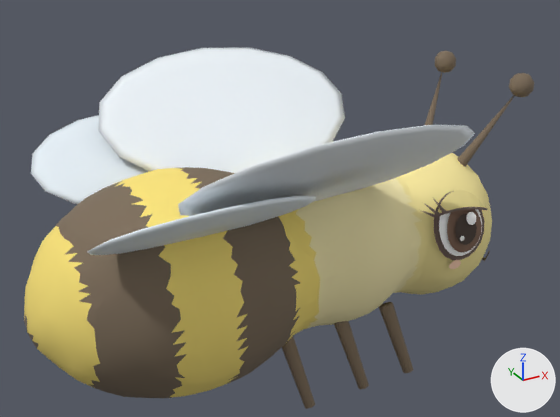
The glTF model art/models/animals/bee.glb, before and after one commit.
The view is the same before and after, from a 50 mm camera at (-0.133, -0.241, 0.189) aimed at (0.0, 0.001, 0.069). Lighting does not change. The marker at lower right points along +X, +Y and +Z. The first picture is the older version. Vertices at exactly the same position are counted once.

Objects in the first picture: 'bee'.
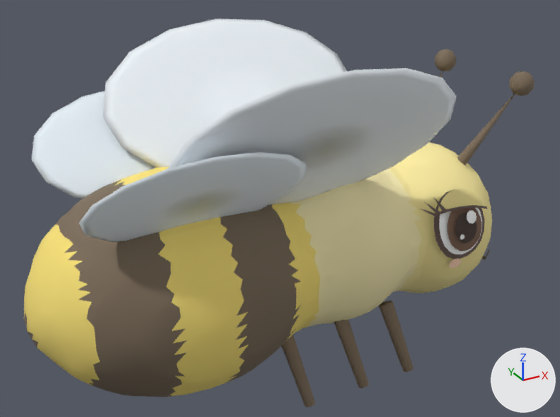
The newer file adds a shape key; the second version is drawn at full value of the shape key 'wing_flap' of 'bee', and the change is written as the vertex moves it makes.

Scene script edits in JSON lines:
```json
{"block": "me_bee", "where": "# used by ob_bee; location = (0.0, 0.0, 0.0)"}
{"op": "remove", "block": "me_bee", "code": "me_bee.from_pydata(...)  # 2850 vertices, 4724 faces; spans x -0.1..0.1, y -0.065..0.065, z 0.0..0.119"}
{"op": "add", "block": "me_bee", "code": "me_bee.from_pydata(...)  # 2850 vertices, 4724 faces; spans x -0.1..0.1, y -0.049..0.049, z 0.001..0.134"}
{"block": "me_bee", "change": "me_bee part 1: the loose piece of 114 vertices spanning x -0.057..0.053, y -0.065..-0.015, z 0.077..0.119 is turned -18.3 degrees about the x axis through its middle, then moved by (0.0, 0.008, 0.008)"}
{"block": "me_bee", "change": "me_bee part 2: the loose piece of 114 vertices spanning x -0.085..-0.008, y -0.055..-0.017, z 0.074..0.1 is turned -18.3 degrees about the x axis through its middle, then moved by (0.0, 0.005, 0.007)"}
{"block": "me_bee", "change": "me_bee part 3: the loose piece of 114 vertices spanning x -0.057..0.053, y 0.015..0.065, z 0.077..0.119 is turned 18.3 degrees about the x axis through its middle, then moved by (0.0, -0.008, 0.008)"}
{"block": "me_bee", "change": "me_bee part 4: the loose piece of 114 vertices spanning x -0.085..-0.008, y 0.017..0.055, z 0.074..0.1 is turned 18.3 degrees about the x axis through its middle, then moved by (0.0, -0.005, 0.007)"}
{"block": "me_bee", "change": "other edits to the shape of me_bee do not show in these pictures"}
```

Where the change shows, as pixel boxes (x1, y1, x2, y2) in the pictures (560 x 417 px; the box of a moved part takes in the faces that stretch with it):
```json
{"object": "bee", "change": "reshaped", "before": [24, 47, 534, 409], "after": [24, 19, 534, 407], "on screen": "7% taller"}
{"part": 1, "of": "me_bee", "change": "moved or reshaped", "before": [178, 124, 475, 216], "after": [168, 68, 456, 205]}
{"part": 2, "of": "me_bee", "change": "moved or reshaped", "before": [87, 196, 317, 255], "after": [79, 152, 306, 242]}
{"part": 3, "of": "me_bee", "change": "moved or reshaped", "before": [98, 47, 345, 173], "after": [103, 19, 347, 168]}
{"part": 4, "of": "me_bee", "change": "moved or reshaped", "before": [31, 115, 149, 204], "after": [32, 91, 155, 199]}
```
